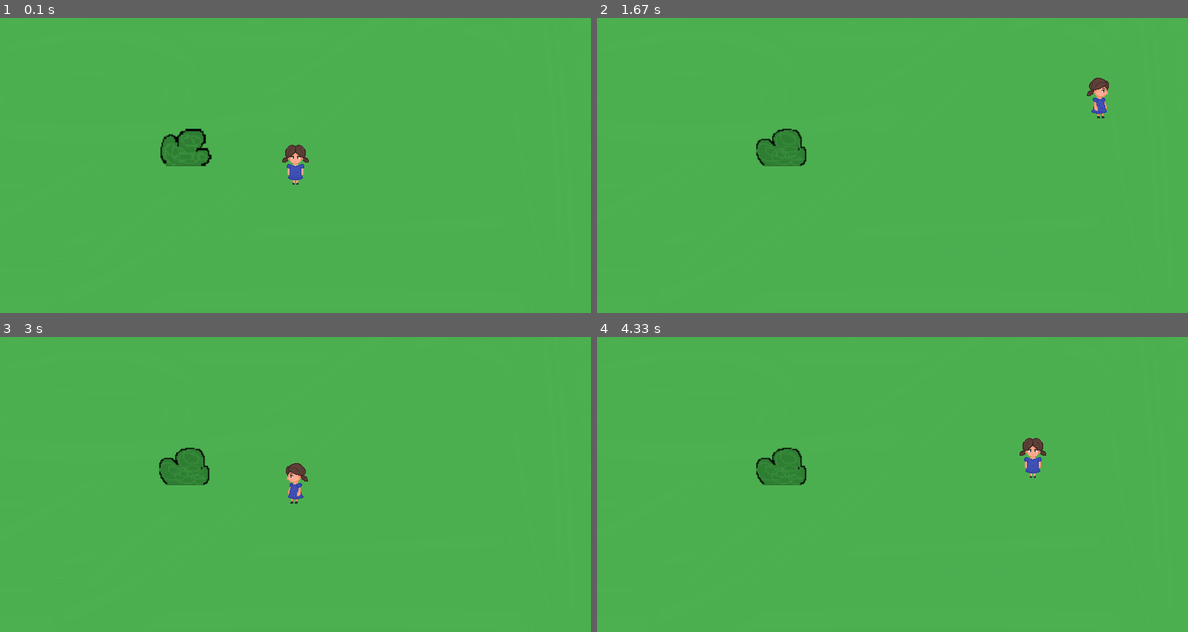
Above: before the commit, frames 1-4 (two rows, left to right).
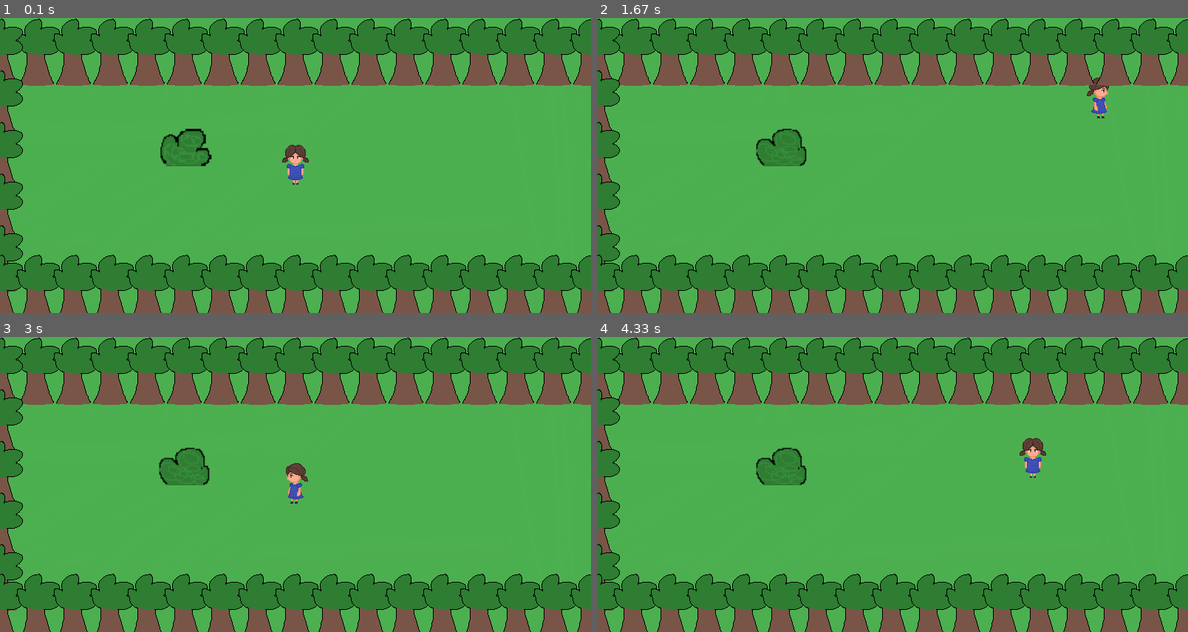
Above: after the commit, the same moments.

Repository: jucuuu/poke-pygame
Game: pygame game, started from tiny_adventure.py
Two runs of this game, one before a commit and one after it. Both use one fixed random seed, a clock stepped at 60 frames per second and the inputs below.
Inputs:
- Up to frame 1 (0.1 s): no input
- Up to frame 2 (1.67 s): hold D 0.33-0.8 s; hold W 0.83-1.13 s; hold D 1.17-1.63 s
- Up to frame 3 (3 s): hold A 1.67-2.2 s; hold S 2.23-2.53 s; hold A 2.57-2.97 s
- Up to frame 4 (4.33 s): hold W 3-3.37 s; hold D 3.4-4.03 s; hold S from 4.07 s (still down)

The runs differ from the first frame. In frame 1, 33% of the frame differs, in the area x 0-100%, y 0-100%; in frame 2, 33%; in frame 3, 33%; in frame 4, 33%.

Commit message:
added tree sprites

Diff:
--- a/tiny_adventure.py
+++ b/tiny_adventure.py
@@ -27,6 +27,9 @@
 bush_2 = pygame.transform.rotozoom(bush_2, 0, 1.5)
 bush_frames = [bush_1, bush_2]
 
+tree_1 = pygame.image.load('graphics/tree.png').convert_alpha()
+tree_frames = [tree_1]
+
 # Animals
 dog = pygame.image.load('graphics/animals/doggo_1.png').convert_alpha()
 dog_frames = [dog]
@@ -41,6 +44,21 @@
 bush = pygame.sprite.GroupSingle()
 bush.add(Static(bush_frames, 250, 175))
 
+tree_group_upper = pygame.sprite.Group()
+for i in range(17):
+    tree_instance = Static(tree_frames, 0 + i * 50, 50)
+    tree_group_upper.add(tree_instance)
+
+tree_group_lower = pygame.sprite.Group()
+for i in range(17):
+    tree_instance = Static(tree_frames, 0 + i * 50, 370)
+    tree_group_lower.add(tree_instance)
+
+tree_group_left = pygame.sprite.Group()
+for i in range(5):
+    tree_instance = Static(tree_frames, 0, 50 + i * 70)
+    tree_group_left.add(tree_instance)
+
 dog = pygame.sprite.GroupSingle()
 dog.add(Animal(dog_frames, 250, 180))
 
@@ -54,6 +72,15 @@
     if bg_index == 0:
         player.draw(screen)
         player.update()
+
+        tree_group_upper.draw(screen)
+        tree_group_upper.update()
+
+        tree_group_left.draw(screen)
+        tree_group_left.update()
+
+        tree_group_lower.draw(screen)
+        tree_group_lower.update()
 
         dog.draw(screen)
         dog.update()
